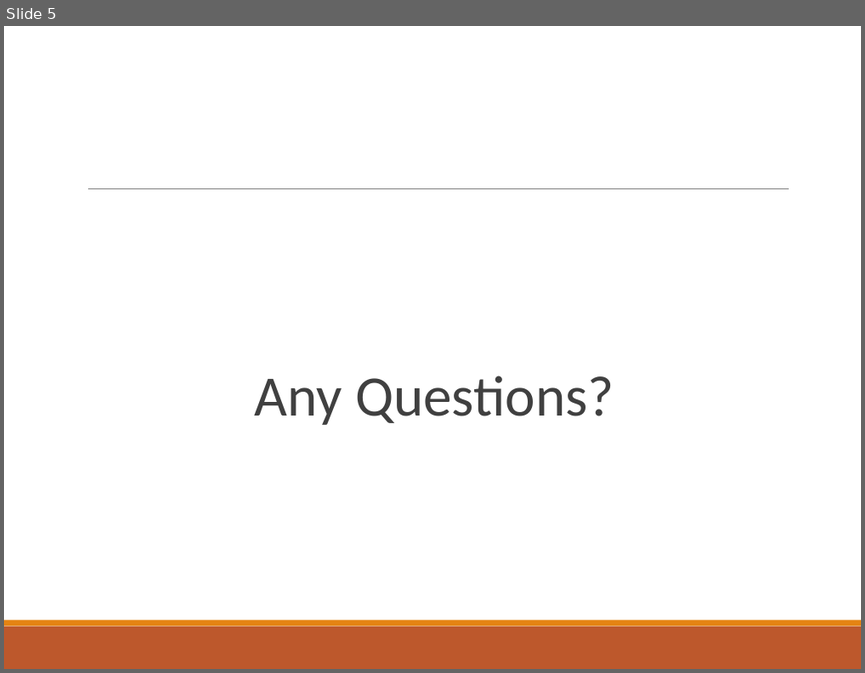
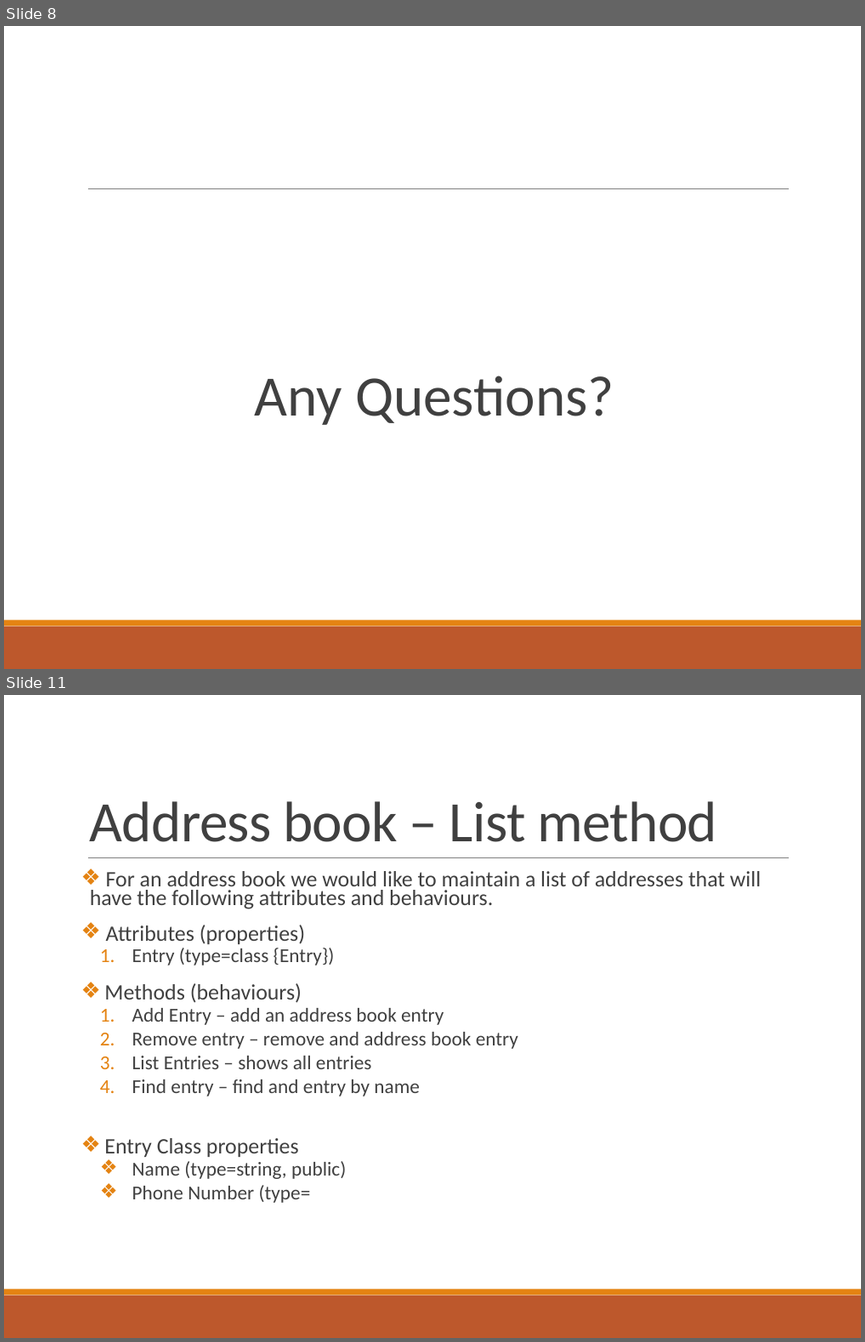
Before and after one commit to deeperj/dillinger, a slide deck: thesis/ukapp2/wqu_isc/sofware_design/Lesson 5 - Java.pptx. Shown one above the other, each under a label of ours: slide 5 before the commit, slides 8 and 11 after it; the slides between them are not shown. The pictures are 865x673 and 865x1342 pixels, drawn with LibreOffice and Linux fonts; fonts in the diff are those of the drawing. Boxes give left, top, right and bottom in pixels: in the first picture for what was removed or moved away, otherwise in the second. Text is boxed around its words. In the diff, an @@ line names an element or a change of style, - is before the commit and + after.

```diff
--- a/thesis/ukapp2/wqu_isc/sofware_design/Lesson 5 - Java.pptx
+++ b/thesis/ukapp2/wqu_isc/sofware_design/Lesson 5 - Java.pptx
@@ slide 11 added at [4,695,861,1338], background #FFFFFF; not listed: 3 template elements that a slide beside it also shows @@
@@ title added at [90,801,717,842], 48 pt, text #404040 @@
+Address book – List method
@@ text added at [90,871,760,1202], 16.6 pt, text #404040 @@
+❖ For an address book we would like to maintain a list of addresses that will have the following attributes and behaviours.
+❖ Attributes (properties)
+  1. Entry (type=class {Entry})
+❖ Methods (behaviours)
+  1. Add Entry – add an address book entry
+  2. Remove entry – remove and address book entry
+  3. List Entries – shows all entries
+  4. Find entry – find and entry by name
+❖ Entry Class properties
+  ❖ Name (type=string, public)
+  ❖ Phone Number (type=
@@ what was slide 5 is now slide 8 @@
```
Also in this commit, not shown: 2 slides changed, 9 other slides added, 3 other files.
